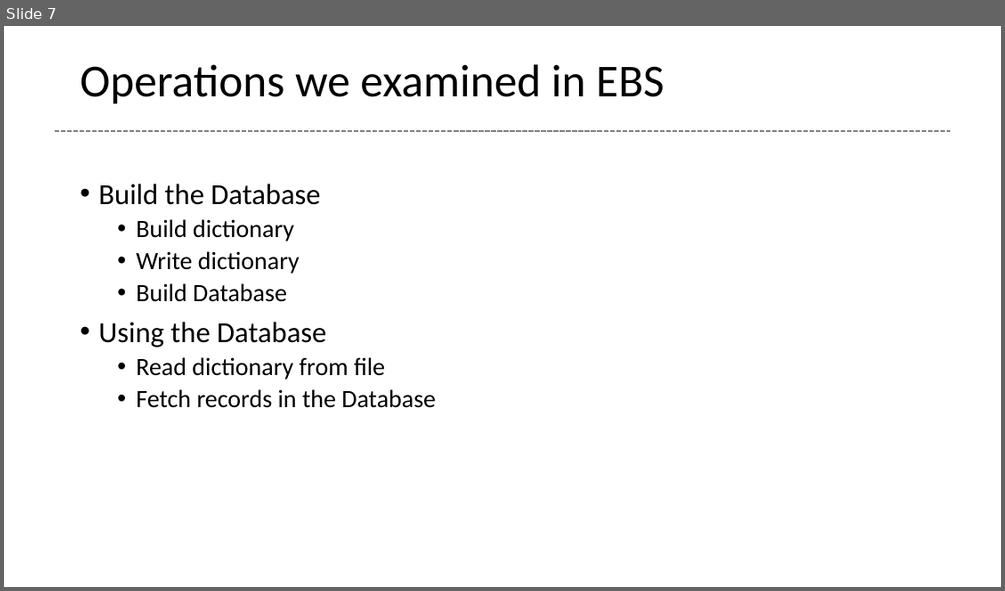
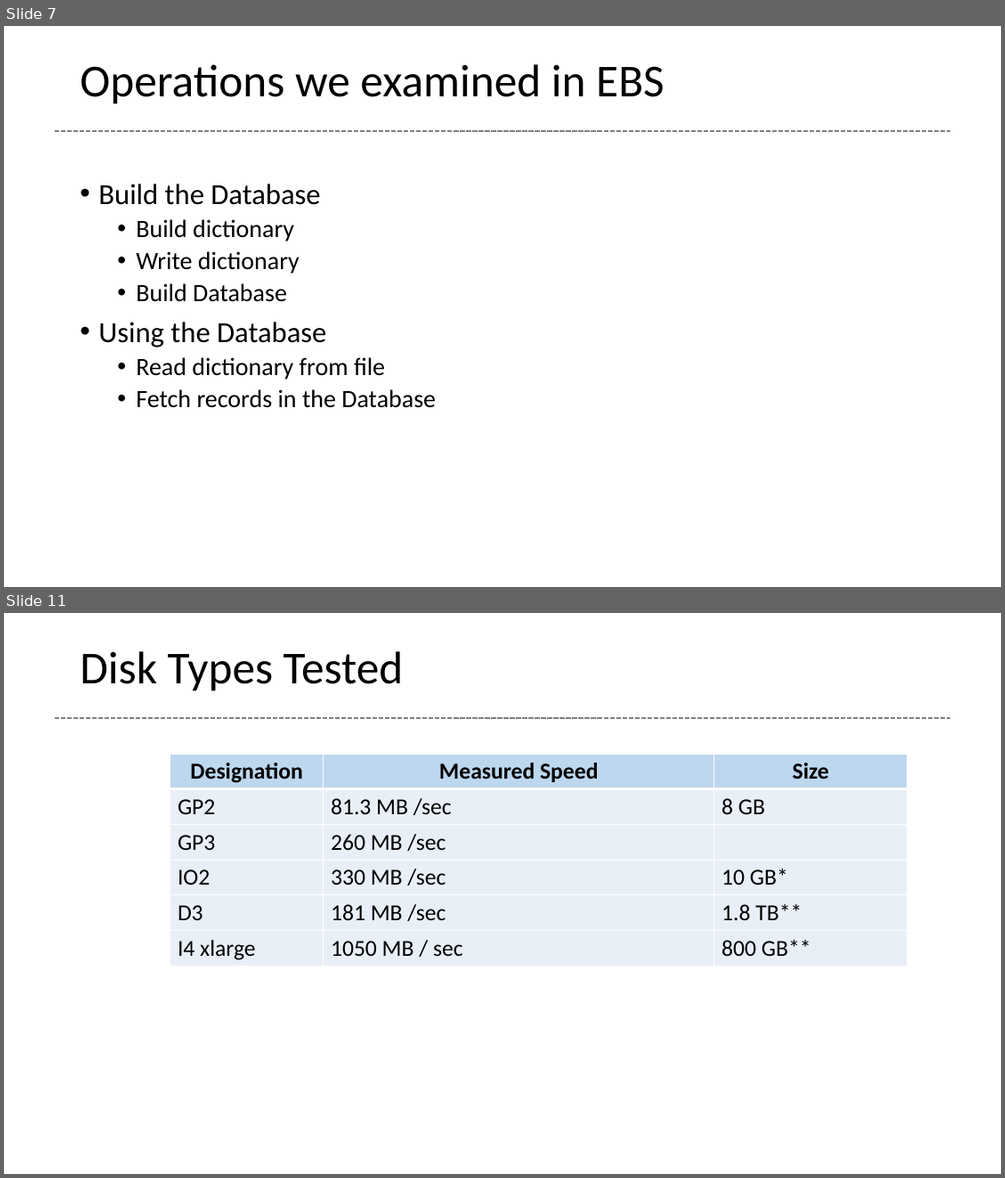
Before and after one commit to glenntu15/BuildVoterDatabase, a slide deck: Proj_presentation.pptx. Shown one above the other, each under a label of ours: slide 7 before the commit, slides 7 and 11 after it; the slides between them are not shown. The pictures are 1005x591 and 1005x1178 pixels, drawn with LibreOffice and Linux fonts; fonts in the diff are those of the drawing. Boxes give left, top, right and bottom in pixels: in the first picture for what was removed or moved away, otherwise in the second. Text is boxed around its words. In the diff, an @@ line names an element or a change of style, - is before the commit and + after.

```diff
--- a/Proj_presentation.pptx
+++ b/Proj_presentation.pptx
@@ slide 11 added at [4,613,1001,1174], background #FFFFFF @@
@@ title added at [80,651,404,691], 44 pt, text #000000 @@
+Disk Types Tested
@@ line added from (54, 718) to (950, 718), #808080 1.5 pt dashed @@
@@ table added at [170,754,907,964], 6 rows, 3 columns @@
+Designation | Measured Speed | Size
+GP2 | 81.3 MB /sec | 8 GB
+GP3 | 260 MB /sec | 
+IO2 | 330 MB /sec | 10 GB*
+D3 | 181 MB /sec | 1.8 TB**
+I4 xlarge | 1050 MB / sec | 800 GB**
```
Also in this commit, not shown: 7 slides changed, 1 other slide added.
